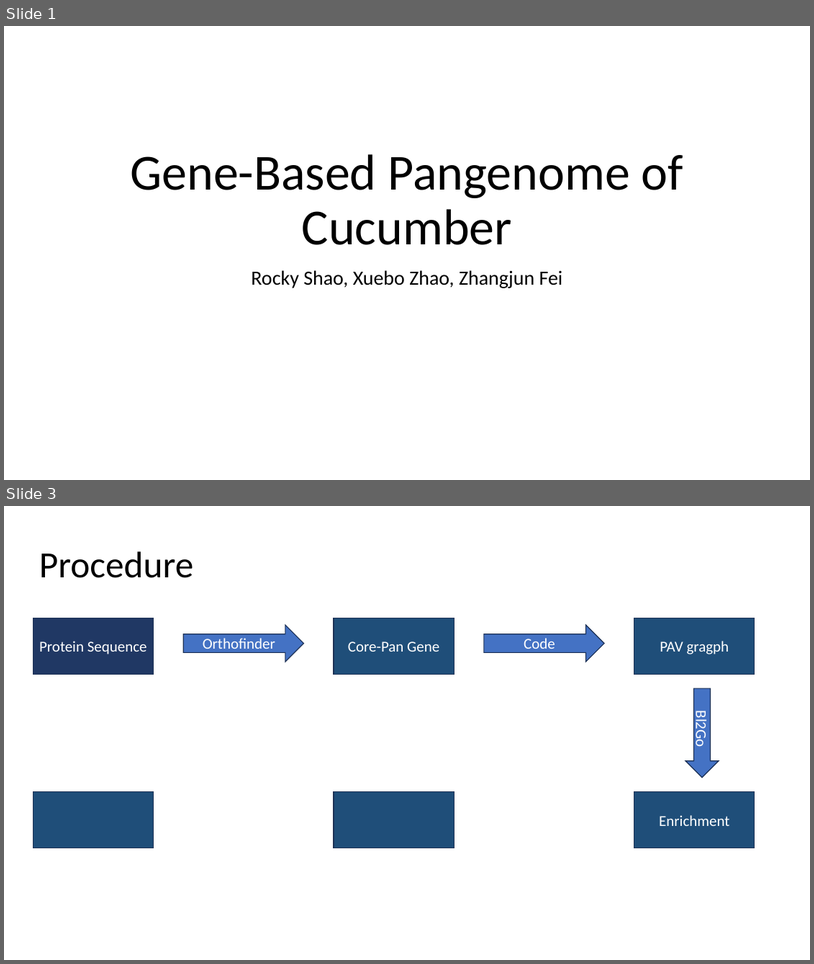
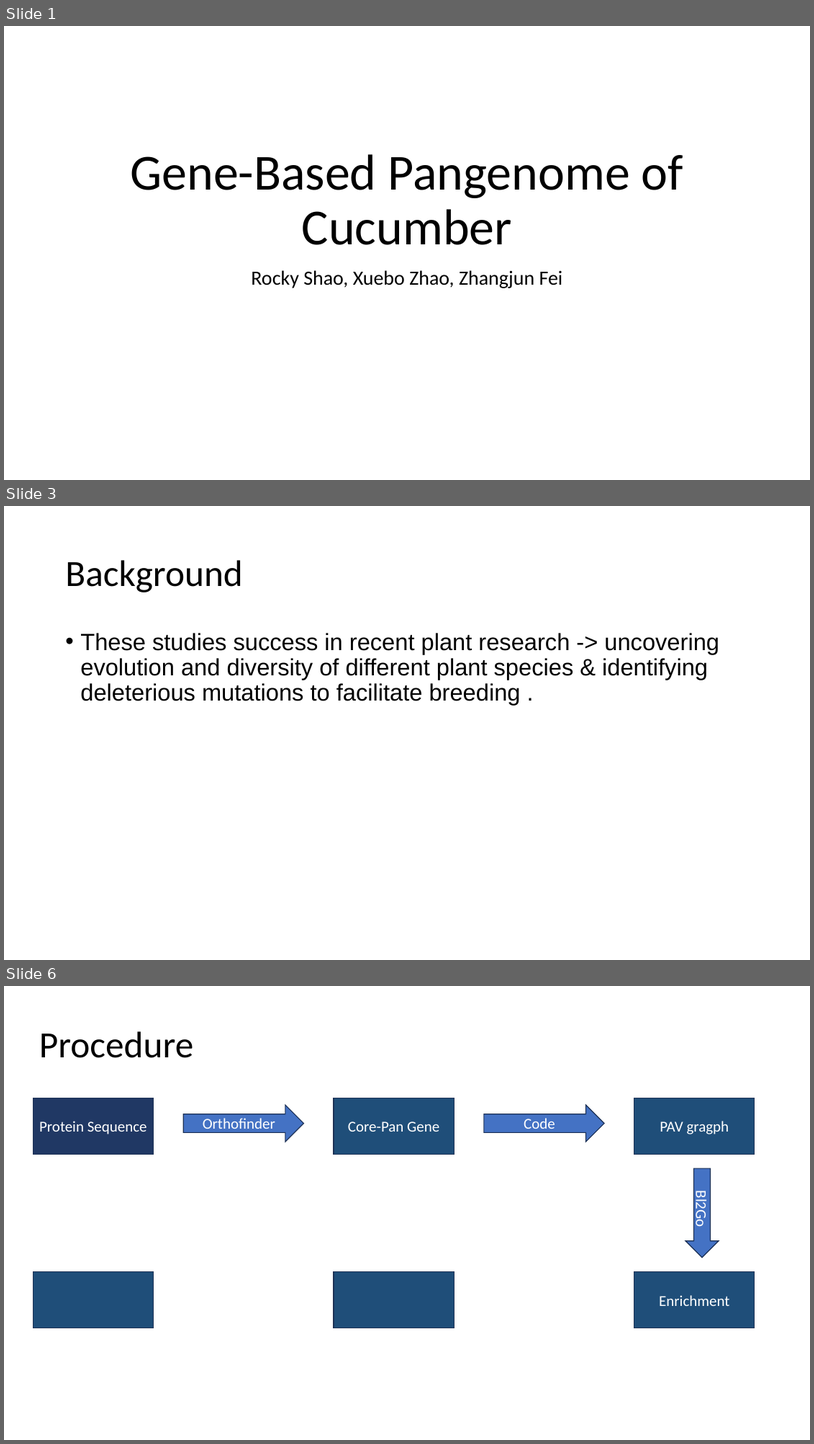
Before and after one commit to Rocky0Shao/BTI_Intern, a slide deck: Poster/In_Lab_Presentation.pptx. Shown one above the other, each under a label of ours: slides 1 and 3 before the commit, slides 1, 3 and 6 after it; the slides between them are not shown. The pictures are 814x964 and 814x1444 pixels, drawn with LibreOffice and Linux fonts; fonts in the diff are those of the drawing. Boxes give left, top, right and bottom in pixels: in the first picture for what was removed or moved away, otherwise in the second. Text is boxed around its words. In the diff, an @@ line names an element or a change of style, - is before the commit and + after.

```diff
--- a/Poster/In_Lab_Presentation.pptx
+++ b/Poster/In_Lab_Presentation.pptx
@@ slide 3 added at <box>4,506,810,960</box>, background #FFFFFF @@
@@ title added at <box>65,560,243,592</box>, 44 pt, text #000000 @@
+Background
@@ text added at <box>80,633,720,705</box>, 28 pt, text #000000 @@
+• These studies success in recent plant research -> uncovering evolution and diversity of different plant species & identifying deleterious mutations to facilitate breeding .
@@ what was slide 3 is now slide 6 @@
```
Also in this commit, not shown: 1 slide changed, 5 other slides added, 1 slide removed, 5 other files.
